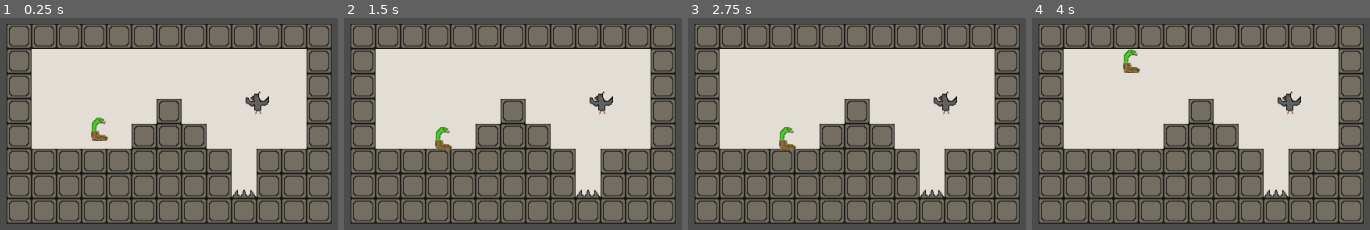
Above: before the commit, frames 1-4 (left to right).
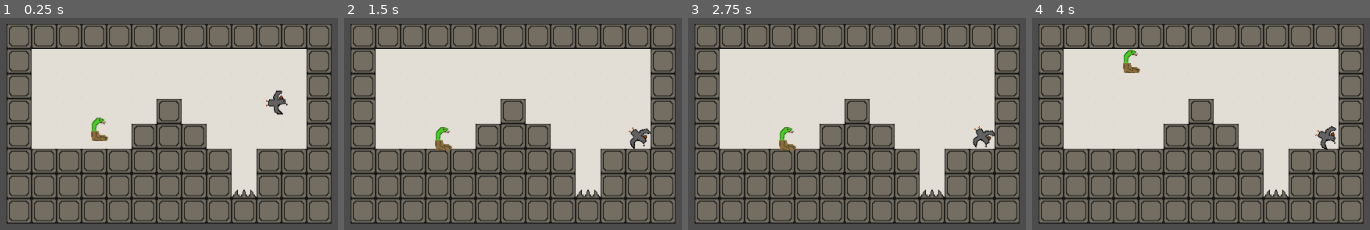
Above: after the commit, the same moments.

Repository: isaaclittler/Snake-In-Boot
Game: Godot game, scene res://level1.tscn
The game is run twice, just before and just after one commit, with the same random seed, the same clock (stepped at 60 frames per second) and the same inputs.
Inputs:
- Up to frame 1 (0.25 s): no input
- Up to frame 2 (1.5 s): hold Right (bird_move_right, bound only after the commit) 0.53-1.28 s; hold Left (bird_move_left, bound only after the commit) from 1.28 s (still down)
- Up to frame 3 (2.75 s): release Left (bird_move_left, bound only after the commit) at 2.03 s; hold Right (bird_move_right, bound only after the commit) from 2.03 s (still down)
- Up to frame 4 (4 s): release Right (bird_move_right, bound only after the commit) at 2.78 s; hold W (ui_up) 2.78-3.53 s; hold Left (bird_move_left, bound only after the commit) from 3.53 s (still down)

The runs differ from the first frame. In frame 1, 0.7% of the frame differs, in the area x 72-86%, y 33-46%; in frame 2, 0.8%; in frame 3, 0.8%; in frame 4, 0.8%, in the area x 72-91%, y 34-63%.

Commit message:
base bird movement added, uses seperate keybinds

Diff:
--- /dev/null
+++ b/KinematicBody2D.gd
@@ -0,0 +1,26 @@
+extends KinematicBody2D
+
+const rotationSpeed = 1.5
+const speed = 100
+
+func _ready():
+	# Called every time the node is added to the scene.
+	# Initialization here
+	pass
+
+var velocity = Vector2()
+var rotationDir = 0
+
+func getInput():
+	rotationDir = 0
+	velocity = Vector2()
+	if Input.is_action_pressed("bird_move_left"):
+		rotationDir -= 1
+	elif Input.is_action_pressed("bird_move_right"):
+		rotationDir += 1
+
+func _physics_process(delta):
+	getInput()
+	rotation += rotationDir * rotationSpeed * delta
+	velocity = Vector2(speed,0).rotated(rotation)
+	move_and_slide(velocity)
--- a/level1.tscn
+++ b/level1.tscn
@@ -1,9 +1,10 @@
-[gd_scene load_steps=7 format=2]
+[gd_scene load_steps=8 format=2]
 
 [ext_resource path="res://Snake1.gd" type="Script" id=1]
 [ext_resource path="res://Assets/snake1.png" type="Texture" id=2]
 [ext_resource path="res://tiles.tres" type="TileSet" id=3]
-[ext_resource path="res://Assets/bird1.png" type="Texture" id=4]
+[ext_resource path="res://KinematicBody2D.gd" type="Script" id=4]
+[ext_resource path="res://Assets/bird1.png" type="Texture" id=5]
 
 [sub_resource type="CapsuleShape2D" id=1]
 
@@ -62,24 +63,25 @@
 tile_data = PoolIntArray( -196610, 0, 0, -196609, 0, 0, -262144, 0, 0, -262143, 0, 0, -262142, 0, 0, -262141, 0, 0, -26 …(1325 unchanged characters)…
 _sections_unfolded = [ "Cell" ]
 
-[node name="KinematicBody2D" type="KinematicBody2D" parent="." index="2"]
+[node name="Bird1" type="KinematicBody2D" parent="." index="2"]
 
 position = Vector2( 199, -27 )
 input_pickable = false
 collision_layer = 1
 collision_mask = 1
 collision/safe_margin = 0.08
+script = ExtResource( 4 )
 
-[node name="Sprite" type="Sprite" parent="KinematicBody2D" index="0"]
+[node name="Sprite" type="Sprite" parent="Bird1" index="0"]
 
-texture = ExtResource( 4 )
+rotation = 1.5708
+texture = ExtResource( 5 )
 offset = Vector2( -1, -2 )
-_sections_unfolded = [ "Animation", "Offset" ]
+_sections_unfolded = [ "Animation", "Offset", "Transform" ]
 
-[node name="CollisionShape2D" type="CollisionShape2D" parent="KinematicBody2D" index="1"]
+[node name="CollisionShape2D" type="CollisionShape2D" parent="Bird1" index="1"]
 
 shape = SubResource( 2 )
-_sections_unfolded = [ "Z Index" ]
 
 [node name="Camera2D" type="Camera2D" parent="." index="3"]
 
--- a/project.godot
+++ b/project.godot
@@ -28,6 +28,14 @@
 ui_down=[ Object(InputEventKey,"resource_local_to_scene":false,"resource_name":"","device":0,"alt":false,"shift":false,"control":false,"meta":false,"command":false,"pressed":false,"scancode":83,"unicode":0,"echo":false,"script":null)
 , Object(InputEventJoypadButton,"resource_local_to_scene":false,"resource_name":"","device":0,"button_index":13,"pressure":0.0,"pressed":false,"script":null)
  ]
+bird_move_down=[ Object(InputEventKey,"resource_local_to_scene":false,"resource_name":"","device":0,"alt":false,"shift":false,"control":false,"meta":false,"command":false,"pressed":false,"scancode":16777234,"unicode":0,"echo":false,"script":null)
+ ]
+bird_move_up=[ Object(InputEventKey,"resource_local_to_scene":false,"resource_name":"","device":0,"alt":false,"shift":false,"control":false,"meta":false,"command":false,"pressed":false,"scancode":16777232,"unicode":0,"echo":false,"script":null)
+ ]
+bird_move_left=[ Object(InputEventKey,"resource_local_to_scene":false,"resource_name":"","device":0,"alt":false,"shift":false,"control":false,"meta":false,"command":false,"pressed":false,"scancode":16777231,"unicode":0,"echo":false,"script":null)
+ ]
+bird_move_right=[ Object(InputEventKey,"resource_local_to_scene":false,"resource_name":"","device":0,"alt":false,"shift":false,"control":false,"meta":false,"command":false,"pressed":false,"scancode":16777233,"unicode":0,"echo":false,"script":null)
+ ]
 
 [rendering]
 
